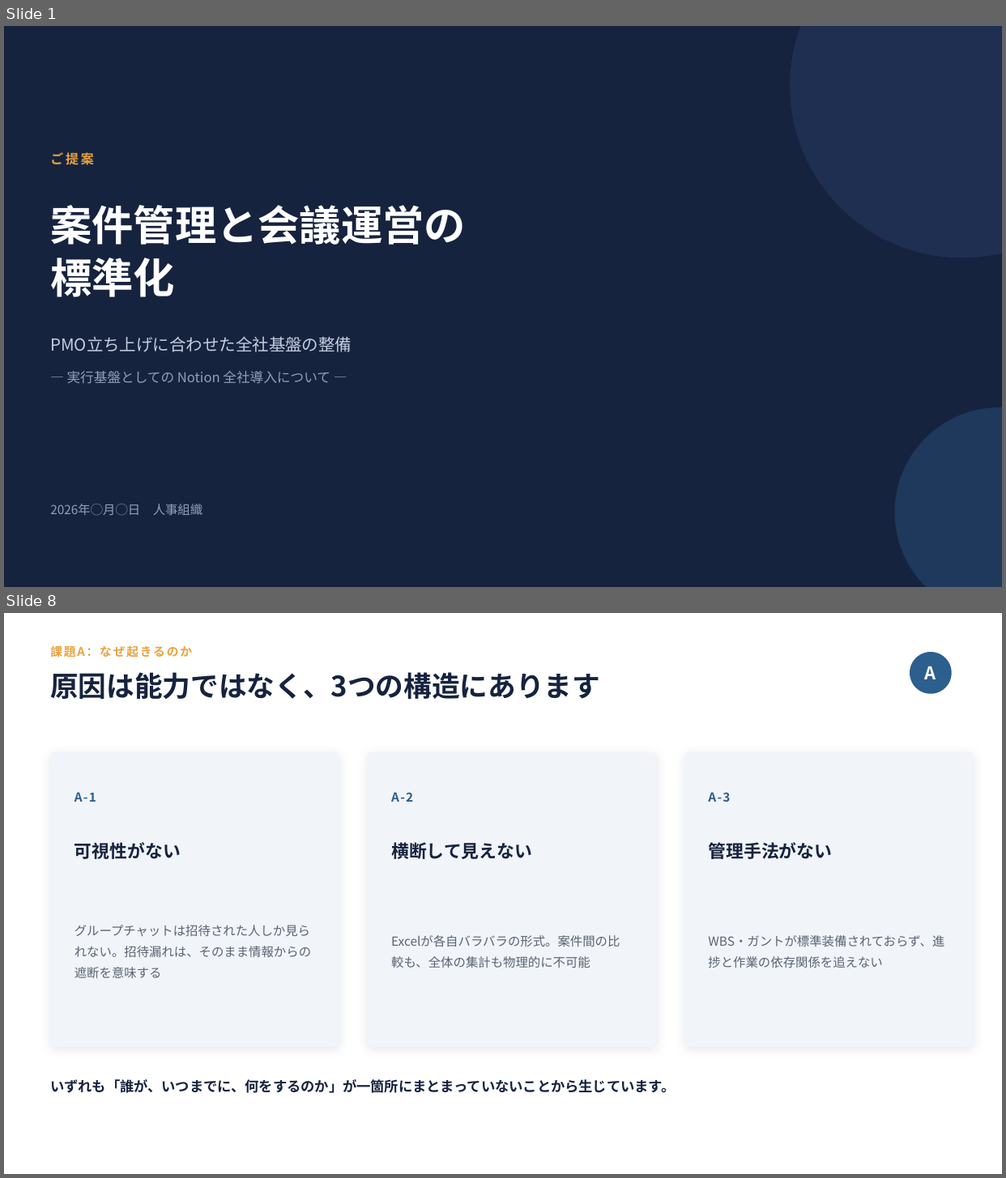
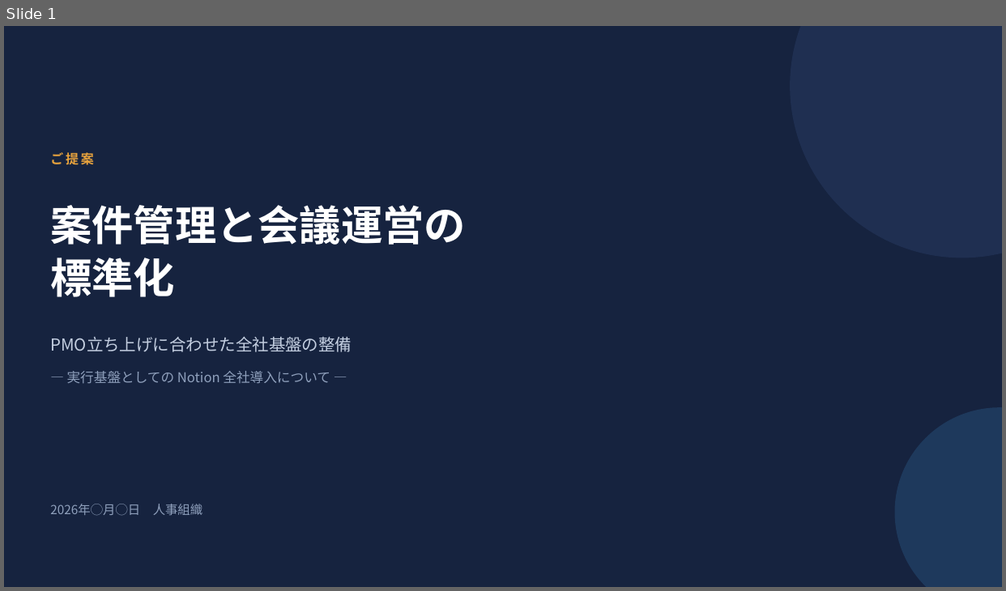
Before and after one commit to nii-d/claude-test, a slide deck: slides/notion-proposal.pptx. Shown one above the other, each under a label of ours: slides 1 and 8 before the commit, slide 1 after it; the slides between them are not shown. The pictures are 1006x1178 and 1006x591 pixels, drawn with LibreOffice and Linux fonts; fonts in the diff are those of the drawing. Boxes give left, top, right and bottom in pixels: in the first picture for what was removed or moved away, otherwise in the second. Text is boxed around its words. In the diff, an @@ line names an element or a change of style, - is before the commit and + after.

```diff
--- a/slides/notion-proposal.pptx
+++ b/slides/notion-proposal.pptx
@@ slide 8 removed at box(4, 613, 1002, 1174), background #FFFFFF @@
@@ text removed at box(50, 645, 192, 658) @@
-課題A：なぜ起きるのか
@@ ellipse removed at box(910, 652, 952, 694) @@
@@ text removed at box(50, 672, 600, 699) @@
-原因は能力ではなく、3つの構造にあります
@@ text removed at box(925, 666, 936, 679) @@
-A
@@ rounded rectangle removed at box(50, 752, 339, 1047) @@
@@ rounded rectangle removed at box(368, 752, 657, 1047) @@
@@ rounded rectangle removed at box(684, 752, 974, 1047) @@
@@ text removed at box(74, 792, 96, 802) @@
-A-1
@@ text removed at box(391, 792, 413, 802) @@
-A-2
@@ text removed at box(708, 792, 730, 802) @@
-A-3
@@ text removed at box(74, 842, 181, 859) @@
-可視性がない
@@ text removed at box(391, 842, 532, 859) @@
-横断して見えない
@@ text removed at box(708, 842, 832, 859) @@
-管理手法がない
@@ text removed at box(74, 925, 311, 978) @@
-グループチャットは招待された人しか見られない。招待漏れは、そのまま情報からの遮断を意味する
@@ text removed at box(391, 935, 620, 968) @@
-Excelが各自バラバラの形式。案件間の比較も、全体の集計も物理的に不可能
@@ text removed at box(708, 935, 944, 968) @@
-WBS・ガントが標準装備されておらず、進捗と作業の依存関係を追えない
@@ text removed at box(50, 1080, 675, 1093) @@
-いずれも「誰が、いつまでに、何をするのか」が一箇所にまとまっていないことから生じています。
```
Also in this commit, not shown: 15 slides changed, 6 slides added, 10 other slides removed, 3 other files.
